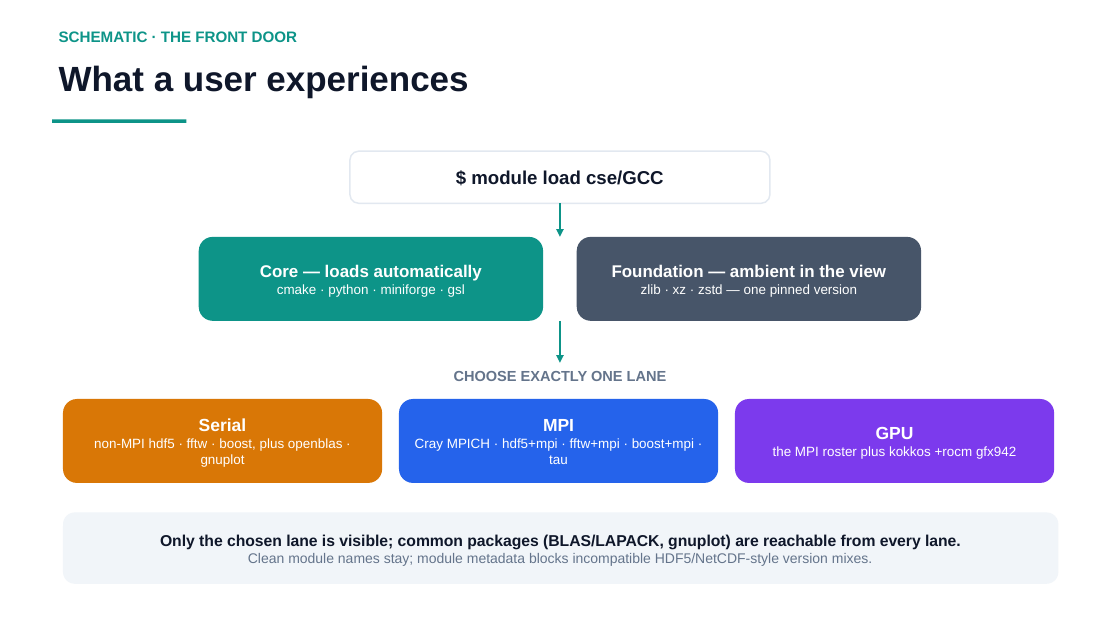
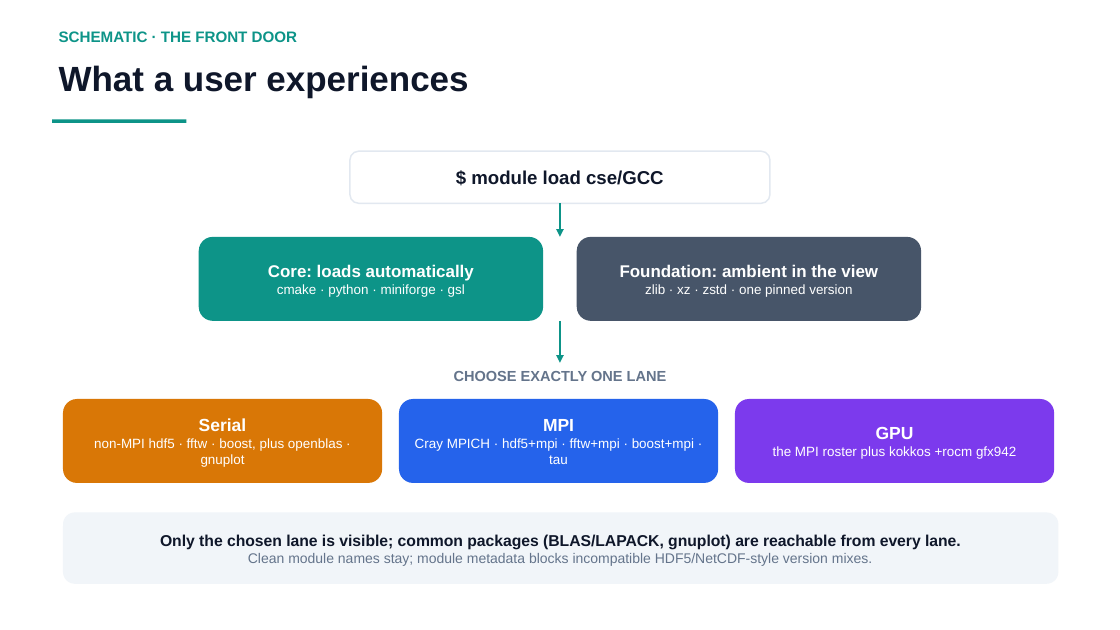
Before and after one commit to ray12514/stack-planning, a slide deck: slide 5 of presentations/cse_lanes_model.pptx. Drawn at 1120x630 pixels with LibreOffice and Linux fonts; fonts in the diff are those of the drawing. Boxes give left, top, right and bottom in pixels: in the first picture for what was removed or moved away, otherwise in the second. Text is boxed around its words. In the diff, an @@ line names an element or a change of style, - is before the commit and + after.

```diff
--- a/presentations/cse_lanes_model.pptx
+++ b/presentations/cse_lanes_model.pptx
@@ text in rounded rectangle at [268,264,474,281]: text changed @@
-Core — loads automatically
+Core: loads automatically
@@ text in rounded rectangle at [620,264,878,297]: text changed @@
-Foundation — ambient in the view
-zlib · xz · zstd — one pinned version
+Foundation: ambient in the view
+zlib · xz · zstd · one pinned version
```
Also in this commit, not shown: 10 other slides changed, 1 other file.
